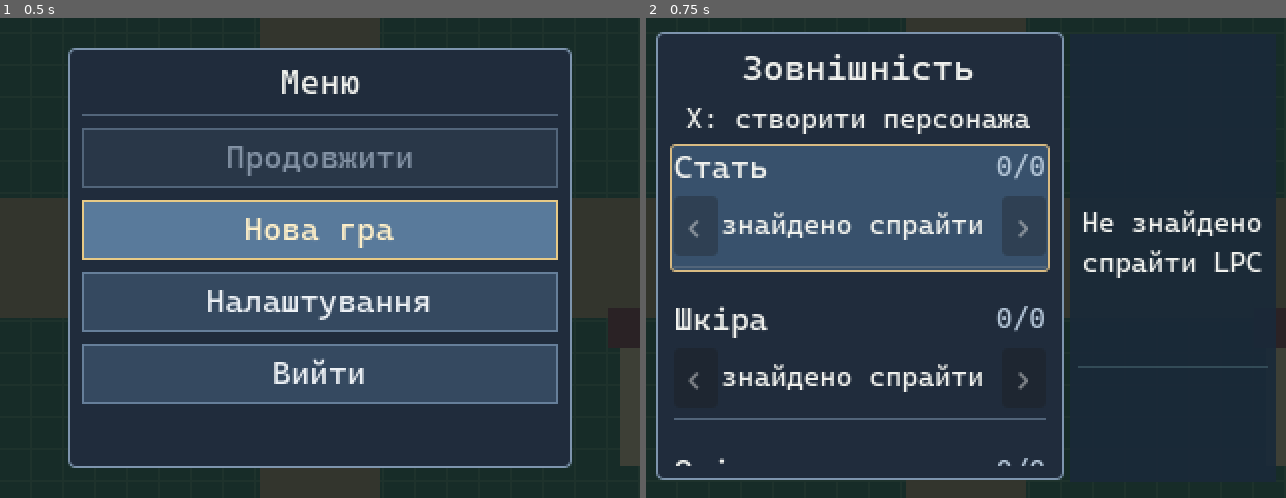
Above: before the commit, frames 1-2 (left to right).
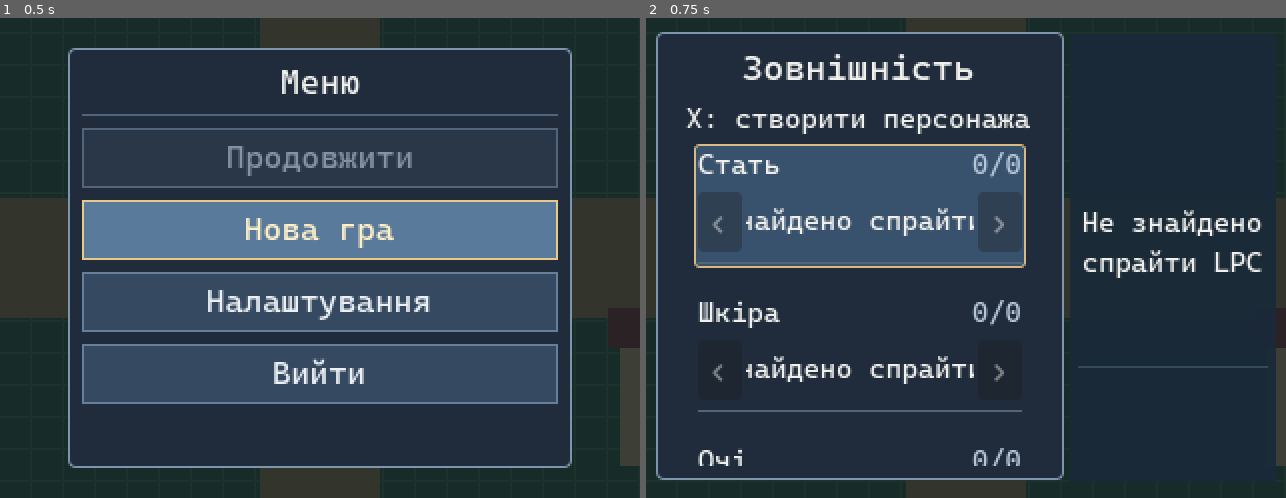
Above: after the commit, the same moments.

Repository: PylSerg/skyval-godot
Game: Godot game, scene res://prototype/camera_test.tscn
Same seed, same stepped clock (60 frames per second), same inputs: the game is played once before the commit and once after it.
Inputs:
- Up to frame 1 (0.5 s): no input
- Up to frame 2 (0.75 s): click "Нова гра" at 0.5 s

Frame 1 is identical in both runs. In frame 2, 7.5% of the frame differs, in the area x 3-64%, y 26-94%.

Commit message:
Match horizontal inset of all field cards to vertical field spacing

Diff:
--- a/ui/character_creator.gd
+++ b/ui/character_creator.gd
@@ -25,6 +25,7 @@
 const MIN_UI_FONT_SIZE := 14
 const PANEL_INSET := 7
 const FIELD_GROUP_SPACING := 12
+const FIELD_HORIZONTAL_INSET := FIELD_GROUP_SPACING
 const FIELD_INNER_SPACING := 5
 # This script is instantiated twice: the tabbed backpack in the scene,
 # and appearance as an independent, reusable window.
@@ -766,12 +767,20 @@
         var index: int = _row_labels.size()
         var key: String = str(property_key)
 
-        # Wrap the complete field in a panel so navigation can highlight
-        # the background behind the heading, counter and value selector.
+        # Each field sits 12px from both edges, matching the 12px
+        # vertical gap between consecutive fields. The inner panel retains
+        # its background highlight around heading, counter and selector.
+        var field_outer := MarginContainer.new()
+        field_outer.size_flags_horizontal = Control.SIZE_EXPAND_FILL
+        field_outer.mouse_filter = Control.MOUSE_FILTER_PASS
+        field_outer.add_theme_constant_override("margin_left", FIELD_HORIZONTAL_INSET)
+        field_outer.add_theme_constant_override("margin_right", FIELD_HORIZONTAL_INSET)
+        _rows.add_child(field_outer)
+
         var field_panel := PanelContainer.new()
         field_panel.size_flags_horizontal = Control.SIZE_EXPAND_FILL
         field_panel.mouse_filter = Control.MOUSE_FILTER_PASS
-        _rows.add_child(field_panel)
+        field_outer.add_child(field_panel)
         _row_panels.append(field_panel)
 
         var field_box := VBoxContainer.new()
@@ -784,7 +793,9 @@
         heading_row.add_theme_constant_override("separation", 2)
         field_box.add_child(heading_row)
 
-        var name_label := _label(16)
+        # Smaller 14px field headings preserve complete Ukrainian labels
+        # alongside the counter inside the symmetric 12px side insets.
+        var name_label := _label(MIN_UI_FONT_SIZE)
         name_label.text = _tr("field." + key)
         name_label.custom_minimum_size.y = 17
         name_label.size_flags_horizontal = Control.SIZE_EXPAND_FILL
@@ -792,7 +803,7 @@
         _row_labels.append(name_label)
 
         var counter_label := _label(MIN_UI_FONT_SIZE)
-        counter_label.custom_minimum_size.x = 49
+        counter_label.custom_minimum_size.x = 44
         counter_label.horizontal_alignment = HORIZONTAL_ALIGNMENT_RIGHT
         counter_label.add_theme_color_override("font_color", Color("#b5c7d9"))
         counter_label.text = _field_counter(key)
